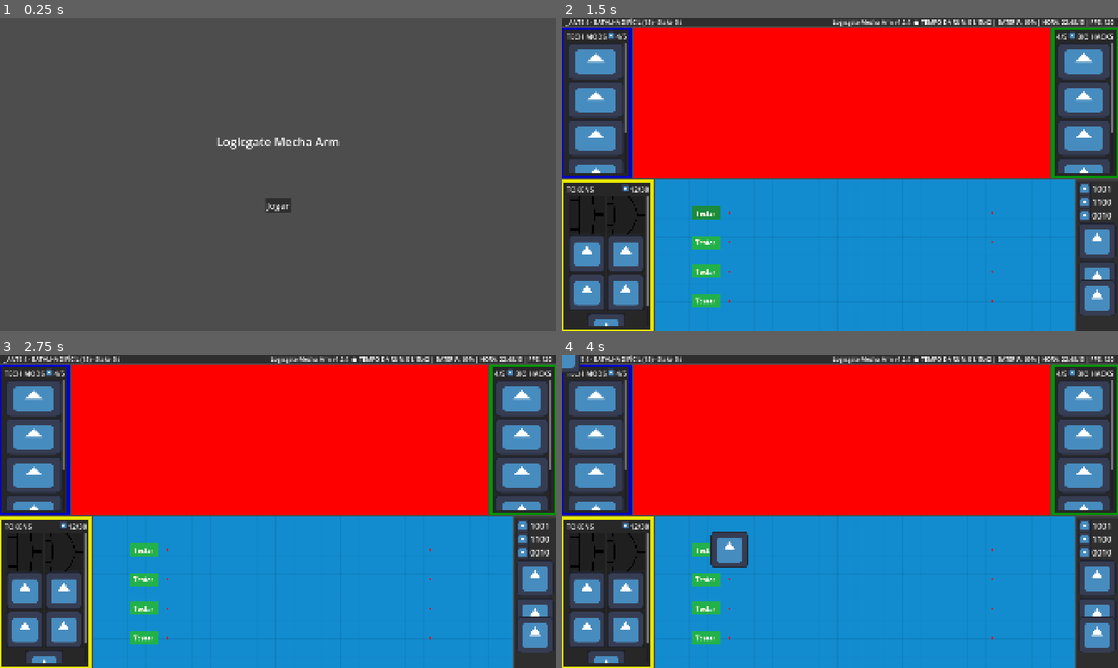
Above: before the commit, frames 1-4 (two rows, left to right).
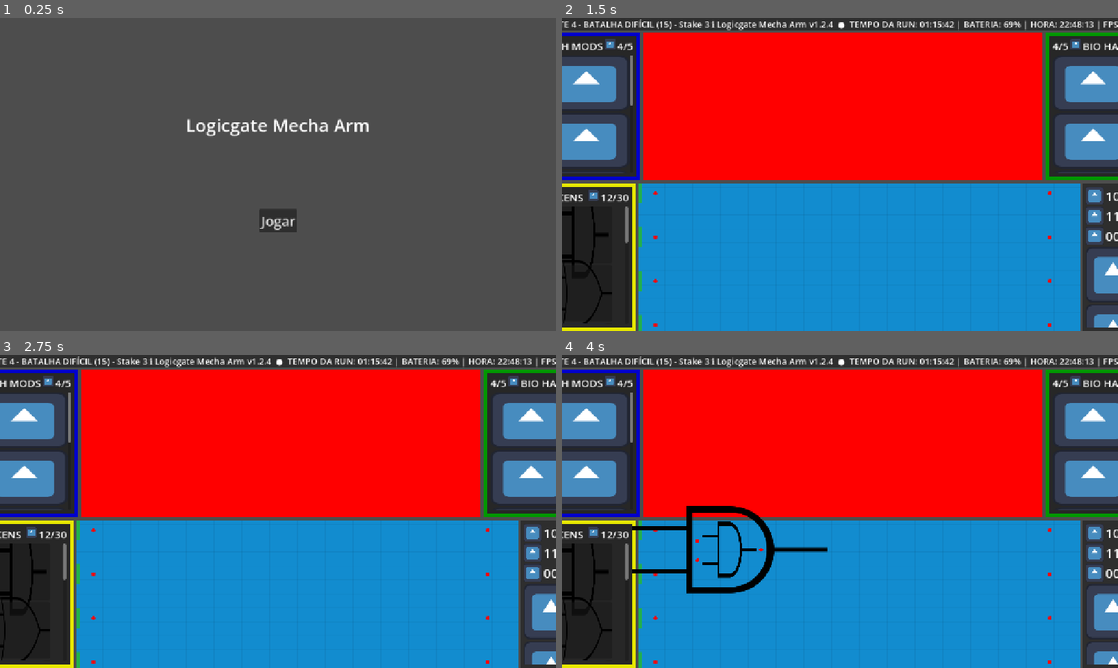
Above: after the commit, the same moments.

Repository: Thalesvpin/Logicgate-Mecha-Arm
Game: Godot game, scene res://scenes/menus/main_menu.tscn
The game is run twice, just before and just after one commit, with the same random seed, the same clock (stepped at 60 frames per second) and the same inputs. The engine's default icon, where the game draws it, is replaced by a stand-in: a white triangle on a blue panel in a dark square.
Inputs (mouse positions are in pixels of both pictures, inside the frame that each line leads up to):
- Up to frame 1 (0.25 s): no input
- Up to frame 2 (1.5 s): click "Jogar" at 0.5 s; click (706, 212) at 1.27 s
- Up to frame 3 (2.75 s): click (533, 605) at 2.02 s
- Up to frame 4 (4 s): click (1095, 624) at 2.77 s; tap Enter (ui_accept) at 3.5 s; drag from (606, 592) to (728, 549) at 3.52 s

The runs differ from the first frame. In frame 1, 1.5% of the frame differs, in the area x 33-67%, y 32-69%; in frame 2, 23%; in frame 3, 23%; in frame 4, 25%, in the area x 0-100%, y 0-100%.
Error before the commit: Trying to assign value of type 'Marker2D' to a variable of type 'Area2D'. (res://scripts/circuit_gate.gd:7)

Commit message:
bug de sobreposição de portas fix
quando uma porta é deixada em cima de outra, ao tirar, uma delas sumia

Diff:
--- a/project.godot
+++ b/project.godot
@@ -22,9 +22,8 @@
 
 [display]
 
-window/size/viewport_width=1920
-window/size/viewport_height=1080
-window/size/mode=2
+window/size/viewport_width=1280
+window/size/viewport_height=720
 window/stretch/mode="canvas_items"
 window/stretch/aspect="expand"
 
--- a/scenes/game_board.tscn
+++ b/scenes/game_board.tscn
@@ -121,3 +121,4 @@
 
 [node name="SandboxActionPanel" parent="VBoxContainer/VSplitContainer/baixo/HSplitContainer/HBoxContainer" unique_id=1689072548 instance=ExtResource("6_qmxhh")]
 layout_mode = 2
+size_flags_horizontal = 8
--- a/scenes/sections/sand_box/circuit_editor.tscn
+++ b/scenes/sections/sand_box/circuit_editor.tscn
@@ -35,7 +35,7 @@
 disable_3d = true
 handle_input_locally = false
 physics_object_picking = true
-size = Vector2i(1920, 1080)
+size = Vector2i(1280, 720)
 render_target_update_mode = 4
 
 [node name="Sandbox" type="Node2D" parent="HBoxContainer/SubViewportContainer/SubViewport" unique_id=345735980]
--- a/scenes/sections/sand_box/sandbox_action_panel.tscn
+++ b/scenes/sections/sand_box/sandbox_action_panel.tscn
@@ -19,59 +19,62 @@
 theme_override_constants/margin_right = 8
 theme_override_constants/margin_bottom = 8
 
-[node name="VBoxContainer" type="VBoxContainer" parent="MarginContainer" unique_id=583125266]
+[node name="ScrollContainer" type="ScrollContainer" parent="MarginContainer" unique_id=487831675]
+layout_mode = 2
+horizontal_scroll_mode = 0
+vertical_scroll_mode = 3
+
+[node name="VBoxContainer" type="VBoxContainer" parent="MarginContainer/ScrollContainer" unique_id=583125266]
 layout_mode = 2
 
-[node name="HBoxContainer" type="HBoxContainer" parent="MarginContainer/VBoxContainer" unique_id=1352902236]
+[node name="HBoxContainer" type="HBoxContainer" parent="MarginContainer/ScrollContainer/VBoxContainer" unique_id=1352902236]
 layout_mode = 2
 
-[node name="TextureRect" type="TextureRect" parent="MarginContainer/VBoxContainer/HBoxContainer" unique_id=1937044660]
+[node name="TextureRect" type="TextureRect" parent="MarginContainer/ScrollContainer/VBoxContainer/HBoxContainer" unique_id=1937044660]
 layout_mode = 2
 texture = ExtResource("1_pmrxt")
 expand_mode = 2
 
-[node name="Label" type="Label" parent="MarginContainer/VBoxContainer/HBoxContainer" unique_id=1589670455]
+[node name="Label" type="Label" parent="MarginContainer/ScrollContainer/VBoxContainer/HBoxContainer" unique_id=1589670455]
 layout_mode = 2
 text = "1001"
 label_settings = ExtResource("2_wvfaq")
 
-[node name="HBoxContainer2" type="HBoxContainer" parent="MarginContainer/VBoxContainer" unique_id=799125768]
+[node name="HBoxContainer2" type="HBoxContainer" parent="MarginContainer/ScrollContainer/VBoxContainer" unique_id=799125768]
 layout_mode = 2
 
-[node name="TextureRect" type="TextureRect" parent="MarginContainer/VBoxContainer/HBoxContainer2" unique_id=431468705]
+[node name="TextureRect" type="TextureRect" parent="MarginContainer/ScrollContainer/VBoxContainer/HBoxContainer2" unique_id=431468705]
 layout_mode = 2
 texture = ExtResource("1_pmrxt")
 expand_mode = 2
 
-[node name="Label" type="Label" parent="MarginContainer/VBoxContainer/HBoxContainer2" unique_id=1155639323]
+[node name="Label" type="Label" parent="MarginContainer/ScrollContainer/VBoxContainer/HBoxContainer2" unique_id=1155639323]
 layout_mode = 2
 text = "1100"
 label_settings = ExtResource("2_wvfaq")
 
-[node name="HBoxContainer3" type="HBoxContainer" parent="MarginContainer/VBoxContainer" unique_id=857185412]
+[node name="HBoxContainer3" type="HBoxContainer" parent="MarginContainer/ScrollContainer/VBoxContainer" unique_id=857185412]
 layout_mode = 2
 
-[node name="TextureRect" type="TextureRect" parent="MarginContainer/VBoxContainer/HBoxContainer3" unique_id=878446564]
+[node name="TextureRect" type="TextureRect" parent="MarginContainer/ScrollContainer/VBoxContainer/HBoxContainer3" unique_id=878446564]
 layout_mode = 2
 texture = ExtResource("1_pmrxt")
 expand_mode = 2
 
-[node name="Label" type="Label" parent="MarginContainer/VBoxContainer/HBoxContainer3" unique_id=786689787]
+[node name="Label" type="Label" parent="MarginContainer/ScrollContainer/VBoxContainer/HBoxContainer3" unique_id=786689787]
 layout_mode = 2
 text = "0010"
 label_settings = ExtResource("2_wvfaq")
 
-[node name="TextureButton" type="TextureButton" parent="MarginContainer/VBoxContainer" unique_id=1424465683]
+[node name="TextureButton" type="TextureButton" parent="MarginContainer/ScrollContainer/VBoxContainer" unique_id=1424465683]
 layout_mode = 2
 tooltip_text = "Submit"
 texture_normal = ExtResource("1_pmrxt")
 
-[node name="TextureButton2" type="TextureButton" parent="MarginContainer/VBoxContainer" unique_id=2133727861]
-custom_maximum_size = Vector2(-1, 60)
+[node name="TextureButton2" type="TextureButton" parent="MarginContainer/ScrollContainer/VBoxContainer" unique_id=2133727861]
 layout_mode = 2
 texture_normal = ExtResource("1_pmrxt")
 
-[node name="TextureButton3" type="TextureButton" parent="MarginContainer/VBoxContainer" unique_id=446604005]
-custom_maximum_size = Vector2(-1, 60)
+[node name="TextureButton3" type="TextureButton" parent="MarginContainer/ScrollContainer/VBoxContainer" unique_id=446604005]
 layout_mode = 2
 texture_normal = ExtResource("1_pmrxt")
--- a/scripts/circuit_gate.gd
+++ b/scripts/circuit_gate.gd
@@ -32,8 +32,9 @@
 
 func _on_input_event(viewport: Node, event: InputEvent, shape_idx: int) -> void:
 	if event is InputEventMouseButton:
-		if event.button_index == MOUSE_BUTTON_LEFT:
+		if event.button_index == MOUSE_BUTTON_LEFT && event.pressed :
 			if is_topmost_gate_at(get_global_mouse_position()):
+				get_viewport().set_input_as_handled()
 				cursor_offset = get_global_mouse_position() - global_position
 				DragManager.drag_gate(self)
 
